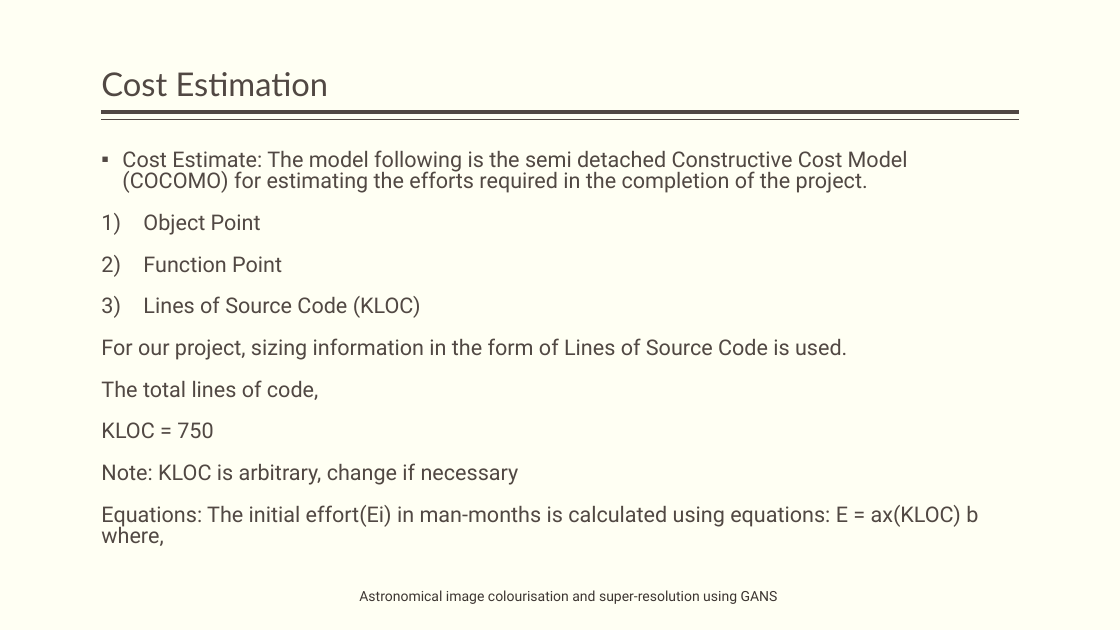
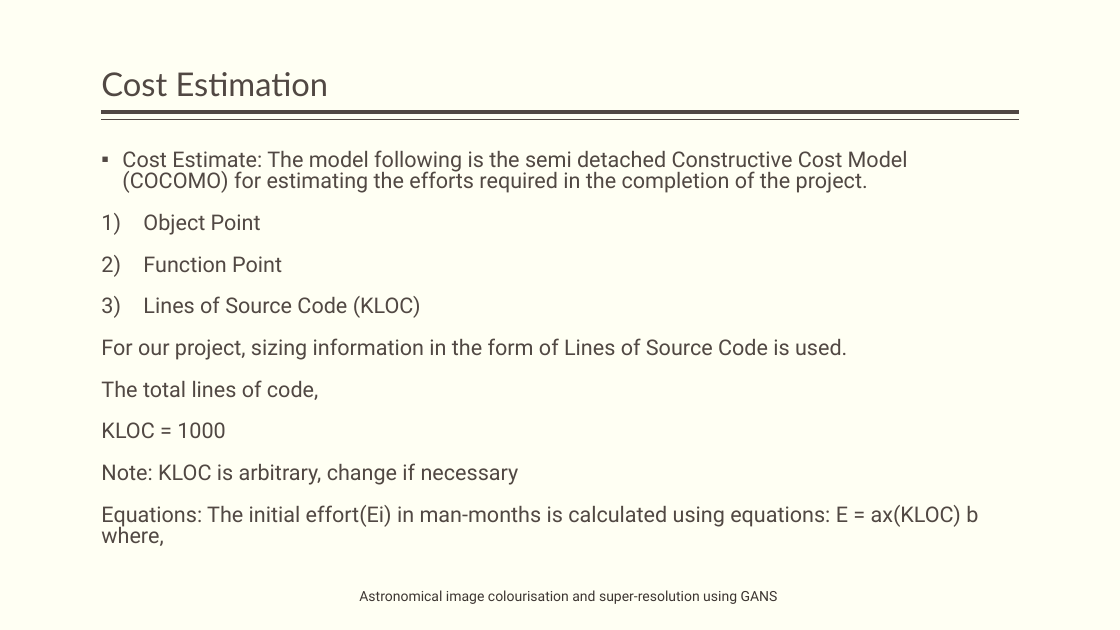
Before and after one commit to obi-wan-shinobi/Literature-Review, a slide deck: slide 20 of Presentation/Stage_2/stage_2_presentation.pptx (slide 15 before the commit). Drawn at 1120x630 pixels with LibreOffice and Linux fonts; fonts in the diff are those of the drawing. Boxes give left, top, right and bottom in pixels: in the first picture for what was removed or moved away, otherwise in the second. Text is boxed around its words. In the diff, an @@ line names an element or a change of style, - is before the commit and + after.

```diff
--- a/Presentation/Stage_2/stage_2_presentation.pptx
+++ b/Presentation/Stage_2/stage_2_presentation.pptx
@@ text at (101,422,226,438): text changed @@
-KLOC = 750
+KLOC = 1000
```
Also in this commit, not shown: 6 other slides changed, 8 slides added, 7 other files.
